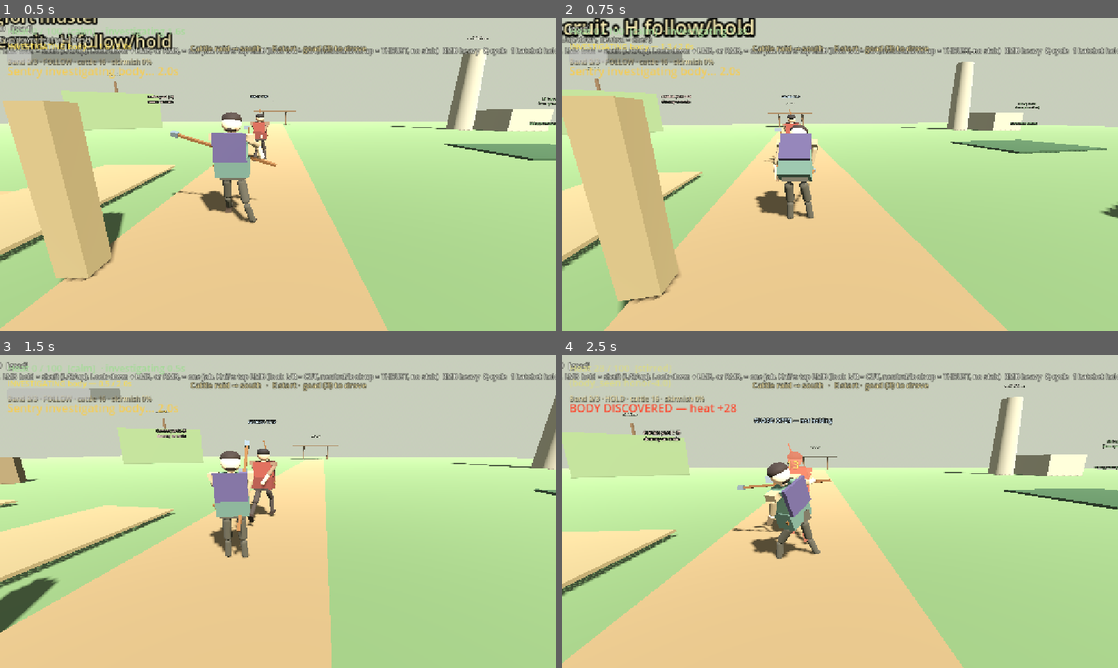
Above: before the commit, frames 1-4 (two rows, left to right).
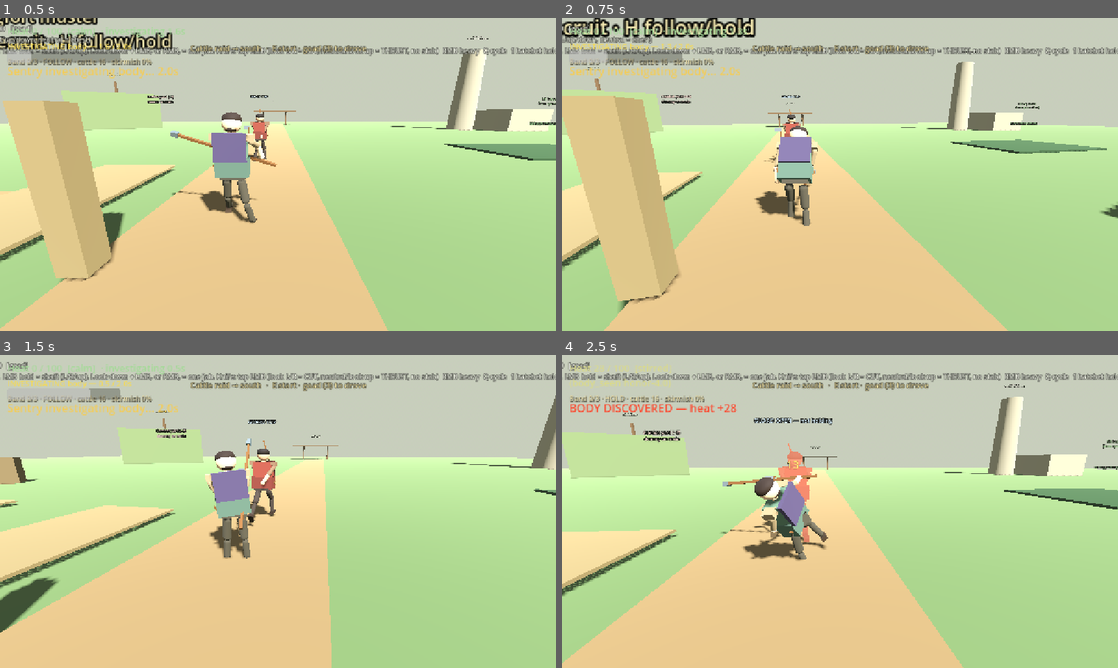
Above: after the commit, the same moments.

Repository: fortins4/devPlayground
Game: Godot game, scene res://scenes/main/main.tscn
Two runs of this game, one before a commit and one after it. Both use one fixed random seed, a clock stepped at 60 frames per second and the inputs below.
Inputs (mouse positions are in pixels of both pictures, inside the frame that each line leads up to):
- Up to frame 1 (0.5 s): no input
- Up to frame 2 (0.75 s): tap Enter at 0.5 s; move the mouse to (867, 174) at 0.52 s; hold W (move_forward) from 0.53 s (still down); hold Right mouse button (attack_heavy) from 0.53 s (still down); click (867, 174) at 0.67 s
- Up to frame 3 (1.5 s): keep holding W (move_forward); tap Space (jump) at 0.77 s; move the mouse to (250, 511) at 1.27 s; release Right mouse button (attack_heavy) at 1.28 s; click (250, 511) at 1.35 s
- Up to frame 4 (2.5 s): keep holding W (move_forward); tap Space (jump) at 1.52 s; move the mouse to (851, 505) at 2.02 s; hold H (band_toggle) from 2.03 s (still down); click (851, 505) at 2.17 s

Frame 1 is identical in both runs. In frame 2, 0.8% of the frame differs, in the area x 34-46%, y 34-67%; in frame 3, 0.7%; in frame 4, 2.3%, in the area x 28-49%, y 34-66%.

Commit message:
feat(combat): shift goad weight into the strike
Charges and swings step onto the lead leg and lean the chest with the weapon, instead of sitting in a symmetric crouch. Both soles stay down.

Diff:
--- a/systems/combat/tool_strike_poses.gd
+++ b/systems/combat/tool_strike_poses.gd
@@ -233,10 +233,10 @@
 	if phase == &"idle":
 		return 0.0
 	var table := {
-		"charge_0": 0.10, "charge_1": 0.22, "charge_2": 0.14, "charge_3": 0.30,
-		"windup_0": 0.18, "windup_1": 0.14, "windup_2": 0.10, "windup_3": 0.10,
-		"contact_0": 0.10, "contact_1": 0.14, "contact_2": 0.14, "contact_3": 0.10,
-		"follow_0": 0.10, "follow_1": 0.18, "follow_2": 0.12, "follow_3": 0.06,
+		"charge_0": 0.12, "charge_1": 0.12, "charge_2": 0.12, "charge_3": 0.20,
+		"windup_0": 0.10, "windup_1": 0.12, "windup_2": 0.12, "windup_3": 0.12,
+		"contact_0": 0.13, "contact_1": 0.12, "contact_2": 0.12, "contact_3": 0.11,
+		"follow_0": 0.16, "follow_1": 0.20, "follow_2": 0.20, "follow_3": 0.10,
 	}
 	return float(table.get("%s_%d" % [phase, direction], 0.0))
 
@@ -363,128 +363,130 @@
 				Vector3(2, 0, 3), Vector3(4, 0, 0),
 				Vector3(-18, 6, -6))
 		&"charge":
-			# Full 0.75s hold. Deeper than swing windup so mid vs full stills differ.
+			# Full 0.75s hold. Weight steps into the strike, not a flat squat.
+			# Lead hip drops, lead knee folds, trail leg stays long and planted.
+			# Arms and shaft are unchanged so the stick stays outside the body.
 			match direction:
 				1: # player's right — mouse-right. Shaft outside the right shoulder.
 					# Arm/weapon X is wrapped +360/-360 so the charge blend does not sweep through the skull.
-					return _pack(Vector3(12, -52, -18), Vector3(-14, -36, -14), Vector3(8, 18, 0),
+					return _pack(Vector3(-8, -52, -16), Vector3(-24, -46, -32), Vector3(2, 20, -12),
 						Vector3(-22, 40, 32), Vector3(22, 0, 0),
 						Vector3(-120, 74, -188), Vector3(-55, 0, 0),
-						Vector3(28, 0, 12), Vector3(-35, 0, 0),
-						Vector3(4, 0, -16), Vector3(-20, 0, 0),
+						Vector3(12, -2, -6), Vector3(-20, 0, 0),
+						Vector3(58, -4, 24), Vector3(-64, 0, 0),
 						Vector3(-116, 72, -164))
 				2: # player's left — mouse-left. Mirror of the right chamber, shaft outside the skull.
-					return _pack(Vector3(12, 52, 18), Vector3(-14, 36, 14), Vector3(8, -18, 0),
+					return _pack(Vector3(-8, 52, 16), Vector3(-24, 46, 32), Vector3(2, -20, 12),
 						Vector3(16, -28, -24), Vector3(18, 0, 0),
 						Vector3(-116, -76, 186), Vector3(-50, 0, 0),
-						Vector3(48, 0, -14), Vector3(-65, 0, 0),
-						Vector3(16, 0, 14), Vector3(-35, 0, 0),
+						Vector3(58, 4, -24), Vector3(-64, 0, 0),
+						Vector3(12, 2, 6), Vector3(-20, 0, 0),
 						Vector3(-112, -70, 162))
-				3: # stab aim — weight back on a planted front foot, point leads forward.
-					# Keep the spine up. The old 36+28 layback read as a faceplant.
-					return _pack(Vector3(20, 0, 0), Vector3(8, 0, 0), Vector3(-4, 0, 0),
+				3: # stab aim — rear foot planted, front foot out, point leads.
+					# Positive hip pitch is the load back. Contact is the lunge.
+					return _pack(Vector3(22, 0, 0), Vector3(6, 0, 0), Vector3(-4, 0, 0),
 						Vector3(-18, 16, 18), Vector3(16, 0, 0),
 						Vector3(-36, 6, -10), Vector3(-12, 0, 0),
-						Vector3(50, 0, -6), Vector3(-70, 0, 0),
-						Vector3(48, 0, 4), Vector3(-70, 0, 0),
+						Vector3(66, 0, -4), Vector3(-72, 0, 0),
+						Vector3(16, 0, 4), Vector3(-26, 0, 0),
 						Vector3(-72, 4, -6))
-				_: # top shaft — knees deep, chest back, shaft cocked up and off the skull
-					return _pack(Vector3(28, -16, 0), Vector3(-40, -12, 0), Vector3(20, 8, 0),
+				_: # overhead — chest and front foot under the shaft, not a two-knee squat
+					return _pack(Vector3(-26, 0, 0), Vector3(-22, 0, 0), Vector3(16, 2, 0),
 						Vector3(-44, 28, 26), Vector3(22, 0, 0),
 						Vector3(-188, -14, -16), Vector3(-52, 0, 0),
-						Vector3(8, 0, -10), Vector3(-35, 0, 0),
-						Vector3(4, 0, 10), Vector3(-35, 0, 0),
+						Vector3(62, 0, -4), Vector3(-68, 0, 0),
+						Vector3(10, 0, 4), Vector3(-34, 0, 0),
 						Vector3(30, 18, -22))
 		&"windup":
 			match direction:
-				1: # player's right — coil onto the right, shaft cocked on the right
-					return _pack(Vector3(6, -28, -10), Vector3(-6, -18, -6), Vector3(4, 10, 0),
+				1: # player's right — step onto the right, shaft cocked on the right
+					return _pack(Vector3(-6, -36, -22), Vector3(-4, -24, -16), Vector3(4, 10, 0),
 						Vector3(-10, 24, 18), Vector3(12, 0, 0),
 						Vector3(-36, 40, -62), Vector3(-18, 0, 0),
-						Vector3(28, 0, 6), Vector3(-35, 0, 0),
-						Vector3(28, 0, -8), Vector3(-35, 0, 0),
+						Vector3(8, 2, -6), Vector3(-16, 0, 0),
+						Vector3(46, -4, 24), Vector3(-52, 0, 0),
 						Vector3(-24, 18, -78))
-				2: # player's left — coil onto the left, shaft cocked on the left
-					return _pack(Vector3(6, 28, 10), Vector3(-6, 18, 6), Vector3(4, -10, 0),
+				2: # player's left — step onto the left, shaft cocked on the left
+					return _pack(Vector3(-6, 36, 22), Vector3(-4, 24, 16), Vector3(4, -10, 0),
 						Vector3(8, -16, -14), Vector3(10, 0, 0),
 						Vector3(-34, -42, 64), Vector3(-16, 0, 0),
-						Vector3(38, 0, -6), Vector3(-50, 0, 0),
-						Vector3(28, 0, 8), Vector3(-35, 0, 0),
+						Vector3(46, 4, -24), Vector3(-52, 0, 0),
+						Vector3(8, -2, 6), Vector3(-16, 0, 0),
 						Vector3(-22, -16, 76))
-				3: # stab chamber — weight back, point not yet committed
-					return _pack(Vector3(10, 0, 0), Vector3(6, 0, 0), Vector3(-4, 0, 0),
+				3: # stab chamber — front foot out, rear foot planted
+					return _pack(Vector3(12, 0, 0), Vector3(4, 0, 0), Vector3(-4, 0, 0),
 						Vector3(-6, 10, 16), Vector3(14, 0, 0),
 						Vector3(-28, 4, -10), Vector3(-6, 0, 0),
-						Vector3(28, 0, -2), Vector3(-35, 0, 0),
-						Vector3(28, 0, 2), Vector3(-35, 0, 0),
+						Vector3(42, 0, -2), Vector3(-48, 0, 0),
+						Vector3(12, 0, 2), Vector3(-18, 0, 0),
 						Vector3(-62, 2, -4))
-				_: # top shaft — knees soft, shaft cocked overhead, chest back
-					return _pack(Vector3(14, -8, 0), Vector3(-18, -6, 0), Vector3(10, 4, 0),
+				_: # overhead — front foot under the cock, not both knees
+					return _pack(Vector3(-8, 0, 0), Vector3(-6, 0, 0), Vector3(10, 4, 0),
 						Vector3(-24, 16, 14), Vector3(8, 0, 0),
 						Vector3(-108, -6, -18), Vector3(-22, 0, 0),
-						Vector3(38, 0, -4), Vector3(-50, 0, 0),
-						Vector3(40, 0, 4), Vector3(-50, 0, 0),
+						Vector3(44, 0, -6), Vector3(-50, 0, 0),
+						Vector3(10, 0, 4), Vector3(-16, 0, 0),
 						Vector3(28, 8, -12))
 		&"follow":
 			match direction:
 				1:
-					return _pack(Vector3(-4, 40, 16), Vector3(10, 22, 10), Vector3(-4, -8, 0),
+					return _pack(Vector3(-8, 44, 30), Vector3(12, 28, 20), Vector3(-4, -8, 4),
 						Vector3(22, -36, -30), Vector3(16, 0, 0),
 						Vector3(24, -18, 70), Vector3(18, 0, 0),
-						Vector3(48, 0, -22), Vector3(-35, 0, 0),
-						Vector3(16, 0, 8), Vector3(-20, 0, 0),
+						Vector3(14, 0, -10), Vector3(-22, 0, 0),
+						Vector3(58, -4, 28), Vector3(-62, 0, 0),
 						Vector3(-8, -12, 96))
 				2:
-					return _pack(Vector3(-4, -40, -16), Vector3(10, -22, -10), Vector3(-4, 8, 0),
+					return _pack(Vector3(-8, -44, -30), Vector3(12, -28, -20), Vector3(-4, 8, -4),
 						Vector3(18, 28, 24), Vector3(14, 0, 0),
 						Vector3(22, 16, -68), Vector3(16, 0, 0),
-						Vector3(48, 0, 8), Vector3(-35, 0, 0),
-						Vector3(28, 0, -20), Vector3(-35, 0, 0),
+						Vector3(58, 4, -28), Vector3(-62, 0, 0),
+						Vector3(14, 0, 10), Vector3(-22, 0, 0),
 						Vector3(-6, 14, -94))
 				3:
-					return _pack(Vector3(-16, 0, 0), Vector3(-20, 0, 0), Vector3(14, 0, 0),
+					return _pack(Vector3(-18, 0, 0), Vector3(-16, 0, 0), Vector3(10, 0, 0),
 						Vector3(6, -30, -28), Vector3(22, 0, 0),
 						Vector3(48, 0, -4), Vector3(-4, 0, 0),
-						Vector3(38, 0, -4), Vector3(-20, 0, 0),
-						Vector3(40, 0, 6), Vector3(-20, 0, 0),
+						Vector3(52, 0, -4), Vector3(-36, 0, 0),
+						Vector3(18, 0, 4), Vector3(-22, 0, 0),
 						Vector3(-98, 0, 2))
 				_:
-					return _pack(Vector3(-12, 4, 0), Vector3(20, 6, 0), Vector3(-6, 0, 0),
+					return _pack(Vector3(-8, 0, 0), Vector3(8, 4, 0), Vector3(-4, 0, 0),
 						Vector3(28, -18, -22), Vector3(12, 0, 0),
 						Vector3(64, 8, 24), Vector3(16, 0, 0),
-						Vector3(48, 0, -6), Vector3(-35, 0, 0),
-						Vector3(40, 0, 6), Vector3(-35, 0, 0),
+						Vector3(52, 0, -6), Vector3(-48, 0, 0),
+						Vector3(14, 0, 6), Vector3(-22, 0, 0),
 						Vector3(-108, 6, 16))
 		_:
 			# contact
 			match direction:
-				1: # player's right contact — swing that started on the right finishes through
-					return _pack(Vector3(-2, 32, 14), Vector3(8, 16, 8), Vector3(-2, -6, 0),
+				1: # player's right contact — weight has stepped through onto the right
+					return _pack(Vector3(-12, -46, -18), Vector3(-8, -36, -24), Vector3(-4, -12, 8),
 						Vector3(16, -28, -24), Vector3(14, 0, 0),
 						Vector3(12, -6, 58), Vector3(14, 0, 0),
-						Vector3(48, 0, -18), Vector3(-50, 0, 0),
-						Vector3(28, 0, 6), Vector3(-20, 0, 0),
+						Vector3(12, 0, -4), Vector3(-18, 0, 0),
+						Vector3(56, -4, 22), Vector3(-62, 0, 0),
 						Vector3(-12, -6, 82))
-				2: # player's left contact — swing that started on the left finishes through
-					return _pack(Vector3(-2, -32, -14), Vector3(8, -16, -8), Vector3(-2, 6, 0),
+				2: # player's left contact — weight has stepped through onto the left
+					return _pack(Vector3(-12, 46, 18), Vector3(-8, 36, 24), Vector3(-4, 12, -8),
 						Vector3(14, 24, 20), Vector3(12, 0, 0),
 						Vector3(14, 8, -56), Vector3(12, 0, 0),
-						Vector3(38, 0, 6), Vector3(-35, 0, 0),
-						Vector3(28, 0, -16), Vector3(-35, 0, 0),
+						Vector3(56, 4, -22), Vector3(-62, 0, 0),
+						Vector3(12, 0, 4), Vector3(-18, 0, 0),
 						Vector3(-10, 8, -80))
-				3: # bottom stab — chest and front foot drive forward, point leads
-					return _pack(Vector3(-14, 0, 0), Vector3(-18, 0, 0), Vector3(12, 0, 0),
+				3: # bottom stab — chest and front foot drive forward, rear foot stays down
+					return _pack(Vector3(-22, 0, 0), Vector3(-16, 0, 0), Vector3(10, 0, 0),
 						Vector3(4, -22, -22), Vector3(18, 0, 0),
 						Vector3(36, 2, -6), Vector3(-6, 0, 0),
-						Vector3(55, 0, -3), Vector3(-40, 0, 0),
-						Vector3(48, 0, 5), Vector3(-40, 0, 0),
+						Vector3(58, 0, -3), Vector3(-64, 0, 0),
+						Vector3(20, 0, 3), Vector3(-42, 0, 0),
 						Vector3(-92, 0, 2))
-				_: # top shaft coming down — hand still high, shaft diagonal, front foot loaded
-					return _pack(Vector3(-4, 0, 0), Vector3(-10, 3, 0), Vector3(6, 0, 0),
+				_: # overhead coming down — front foot under the shaft, rear foot braced
+					return _pack(Vector3(-24, 0, 0), Vector3(-16, 2, 0), Vector3(8, 0, 0),
 						Vector3(-8, -20, -18), Vector3(8, 0, 0),
 						Vector3(-28, 8, 16), Vector3(-8, 0, 0),
-						Vector3(38, 0, -6), Vector3(-35, 0, 0),
-						Vector3(40, 0, 6), Vector3(-35, 0, 0),
+						Vector3(58, 0, -4), Vector3(-64, 0, 0),
+						Vector3(12, 0, 4), Vector3(-34, 0, 0),
 						Vector3(-42, 6, 18))
 
 
--- /dev/null
+++ b/tools/capture_goad_weight_shift_screenshots.gd
@@ -0,0 +1,147 @@
+extends SceneTree
+## Goad charges and a mid-swing with both feet on the ground.
+## xvfb + x11/opengl3. Do not run bare --headless (SubViewport stays blank).
+
+const ToolStrikePoses := preload("res://systems/combat/tool_strike_poses.gd")
+const _Loco := preload("res://scripts/characters/shared/kerne_locomotion.gd")
+
+
+func _initialize() -> void:
+	_run_capture()
+
+
+func _run_capture() -> void:
+	var out_dir := "/workspace/riocht-builds/screenshots/goad-weight-shift"
+	DirAccess.make_dir_recursive_absolute(out_dir)
+
+	var vp := SubViewport.new()
+	vp.size = Vector2i(1280, 720)
+	vp.render_target_update_mode = SubViewport.UPDATE_ALWAYS
+	vp.transparent_bg = false
+	root.add_child(vp)
+
+	var world := Node3D.new()
+	world.name = "GoadWeightShift"
+	vp.add_child(world)
+
+	var env := WorldEnvironment.new()
+	var environment := Environment.new()
+	environment.background_mode = Environment.BG_COLOR
+	environment.background_color = Color(0.45, 0.55, 0.62)
+	environment.ambient_light_source = Environment.AMBIENT_SOURCE_COLOR
+	environment.ambient_light_color = Color(0.93, 0.93, 0.96)
+	environment.ambient_light_energy = 1.15
+	env.environment = environment
+	world.add_child(env)
+
+	var light := DirectionalLight3D.new()
+	light.light_energy = 1.35
+	light.rotation_degrees = Vector3(-48.0, 36.0, 0.0)
+	world.add_child(light)
+	var fill := DirectionalLight3D.new()
+	fill.light_energy = 0.5
+	fill.rotation_degrees = Vector3(-16.0, -100.0, 0.0)
+	world.add_child(fill)
+
+	var ground := MeshInstance3D.new()
+	var plane := PlaneMesh.new()
+	plane.size = Vector2(24, 24)
+	ground.mesh = plane
+	var gmat := StandardMaterial3D.new()
+	gmat.albedo_color = Color(0.28, 0.36, 0.24)
+	ground.material_override = gmat
+	world.add_child(ground)
+
+	var floor_body := StaticBody3D.new()
+	var floor_shape := CollisionShape3D.new()
+	var box := BoxShape3D.new()
+	box.size = Vector3(24, 0.4, 24)
+	floor_shape.shape = box
+	floor_shape.position = Vector3(0, -0.2, 0)
+	floor_body.add_child(floor_shape)
+	world.add_child(floor_body)
+
+	var player_packed := load("res://scenes/characters/player/player.tscn") as PackedScene
+	var player := player_packed.instantiate() as CharacterBody3D
+	world.add_child(player)
+	player.global_position = Vector3.ZERO
+	player.velocity = Vector3.ZERO
+	player.set_physics_process(false)
+	player.set_process(false)
+	player.process_mode = Node.PROCESS_MODE_DISABLED
+	var pcam := player.get_node_or_null("CameraPivot/Camera3D") as Camera3D
+	if pcam:
+		pcam.current = false
+
+	var cam := Camera3D.new()
+	cam.fov = 38.0
+	world.add_child(cam)
+	var eye := Vector3(3.05, 0.92, 2.15)
+	var look := Vector3(0.05, 0.78, 0.0)
+	cam.look_at_from_position(eye, look, Vector3.UP)
+	cam.current = true
+
+	var hud := CanvasLayer.new()
+	vp.add_child(hud)
+	var panel := ColorRect.new()
+	panel.color = Color(0.08, 0.09, 0.1, 0.78)
+	panel.position = Vector2(24, 16)
+	panel.size = Vector2(1180, 64)
+	hud.add_child(panel)
+	var dir_label := Label.new()
+	dir_label.position = Vector2(36, 26)
+	dir_label.add_theme_font_size_override("font_size", 26)
+	dir_label.add_theme_color_override("font_color", Color(1.0, 0.95, 0.72))
+	hud.add_child(dir_label)
+
+	for _i in 6:
+		await process_frame
+
+	var _reg := _Loco
+	var combat := player.get_node("CombatSystem") as CombatSystem
+	var loco := player.get_node("KerneLocomotion") as KerneLocomotion
+	combat.set_physics_process(false)
+	combat.set_process(false)
+	combat.process_mode = Node.PROCESS_MODE_DISABLED
+	combat.hit_stop_light = 0.0
+	combat.hit_stop_heavy = 0.0
+	combat.enable_hit_feedback = false
+	if loco and loco.joints.is_empty():
+		loco.rebuild()
+
+	var shots: Array = [
+		{"file": "01-left-charge", "yaw": 125.0, "pose": ToolStrikePoses.tool_aim_pose(CombatSystem.Weapon.GOAD, -1.0, 0.0, 1.0), "label": "LEFT CHARGE  weight stepped into the left"},
+		{"file": "02-right-charge", "yaw": 235.0, "pose": ToolStrikePoses.tool_aim_pose(CombatSystem.Weapon.GOAD, 1.0, 0.0, 1.0), "label": "RIGHT CHARGE  weight stepped into the right"},
+		{"file": "03-high-charge", "yaw": 100.0, "pose": ToolStrikePoses.tool_aim_pose(CombatSystem.Weapon.GOAD, 0.0, -1.0, 1.0), "label": "HIGH CHARGE  weight under the overhead"},
+		{"file": "04-mid-swing", "yaw": 240.0, "pose": ToolStrikePoses.tool_aim_phase_pose(CombatSystem.Weapon.GOAD, 1.0, 0.0, &"contact"), "label": "MID SWING  right contact  weight into the strike"},
+	]
+
+	for shot in shots:
+		player.global_position = Vector3.ZERO
+		player.velocity = Vector3.ZERO
+		player.rotation_degrees.y = float(shot.get("yaw", 140.0))
+		if loco:
+			loco.clear_combat_additives()
+			loco.reset_to_rest()
+		combat.reset_weapon_pose()
+		combat.set_weapon(CombatSystem.Weapon.GOAD)
+		var pose: Dictionary = shot["pose"]
+		player._apply_tool_pose(pose)
+		if loco:
+			loco.tick(0.016, 0.0, false, false, true, Vector3.ZERO)
+			player._apply_tool_pose(pose)
+		player._sync_weapon_to_hand()
+		var shot_eye: Vector3 = shot.get("eye", eye)
+		var shot_look: Vector3 = shot.get("look", look)
+		cam.fov = float(shot.get("fov", 38.0))
+		cam.look_at_from_position(shot_eye, shot_look, Vector3.UP)
+		dir_label.text = String(shot["label"])
+		for _i in 5:
+			await process_frame
+		var img: Image = vp.get_texture().get_image()
+		var path := "%s/%s.png" % [out_dir, String(shot["file"])]
+		var err := img.save_png(path)
+		print("WROTE ", path, " err=", err, " bytes=", FileAccess.get_file_as_bytes(path).size())
+
+	print("CAPTURE_DONE dir=", out_dir)
+	quit(0)
